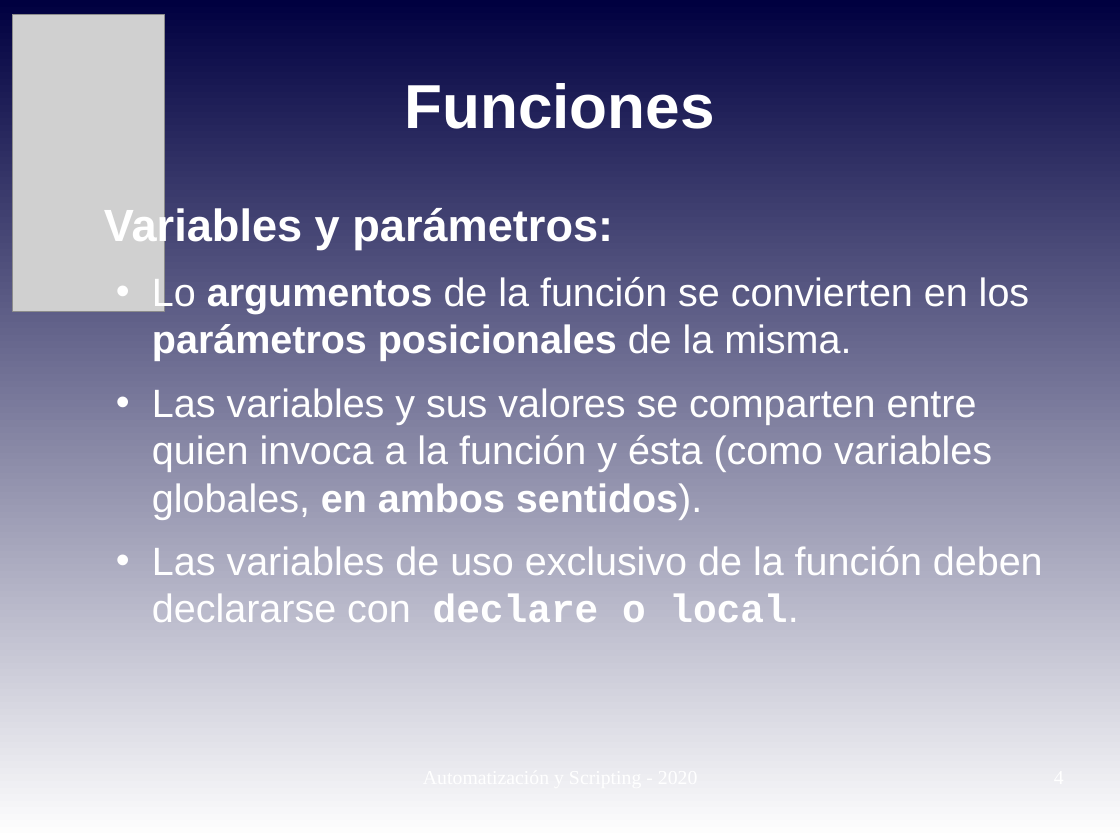
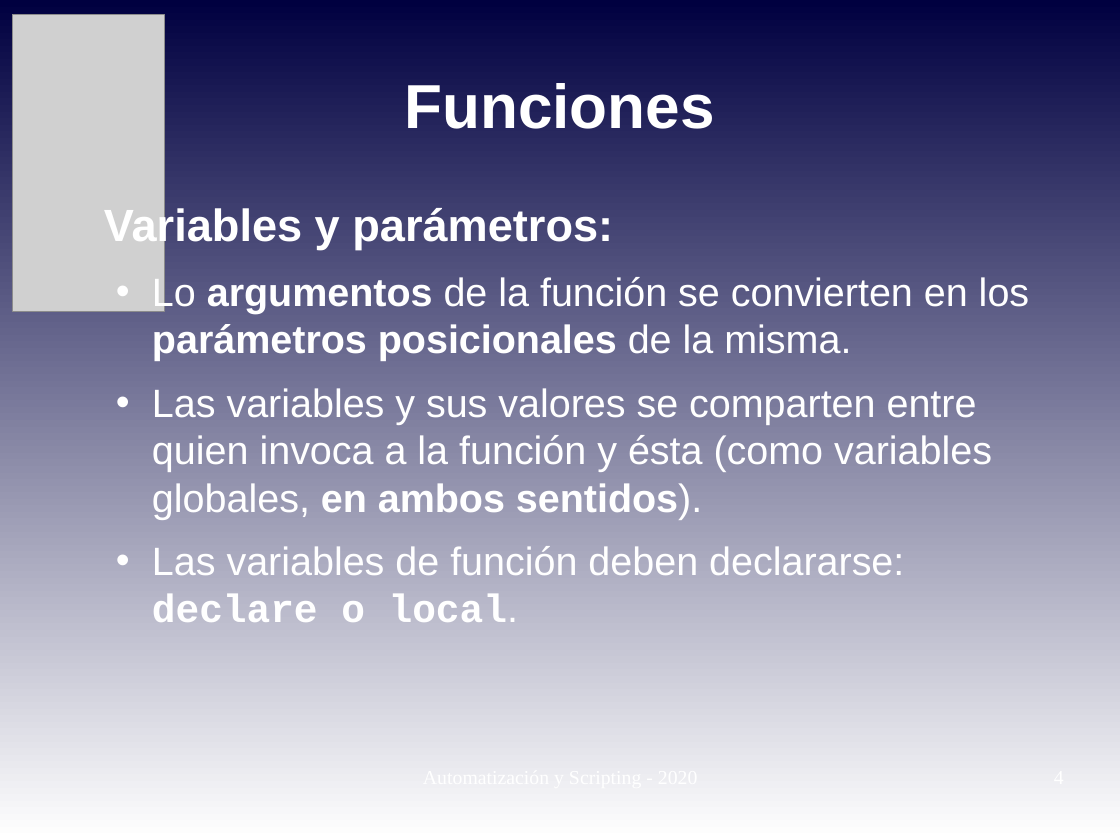
Before and after one commit to niniadcobre/-AutoyScripting, a slide deck: slide 4 of clases/AYS_clase04.odp. Drawn at 1120x840 pixels with LibreOffice and Linux fonts; fonts in the diff are those of the drawing; grey boxes stand for pictures. Boxes give left, top, right and bottom in pixels: in the first picture for what was removed or moved away, otherwise in the second. Text is boxed around its words. In the diff, an @@ line names an element or a change of style, - is before the commit and + after.

```diff
--- a/clases/AYS_clase04.odp
+++ b/clases/AYS_clase04.odp
@@ text at (x1=152, y1=546, x2=904, y2=622): text changed @@
-  • Las variables de uso exclusivo de la función deben declararse con declare o local.
+  • Las variables de función deben declararse: declare o local.
```
Also in this commit, not shown: 1 other slide changed, 1 other file.
